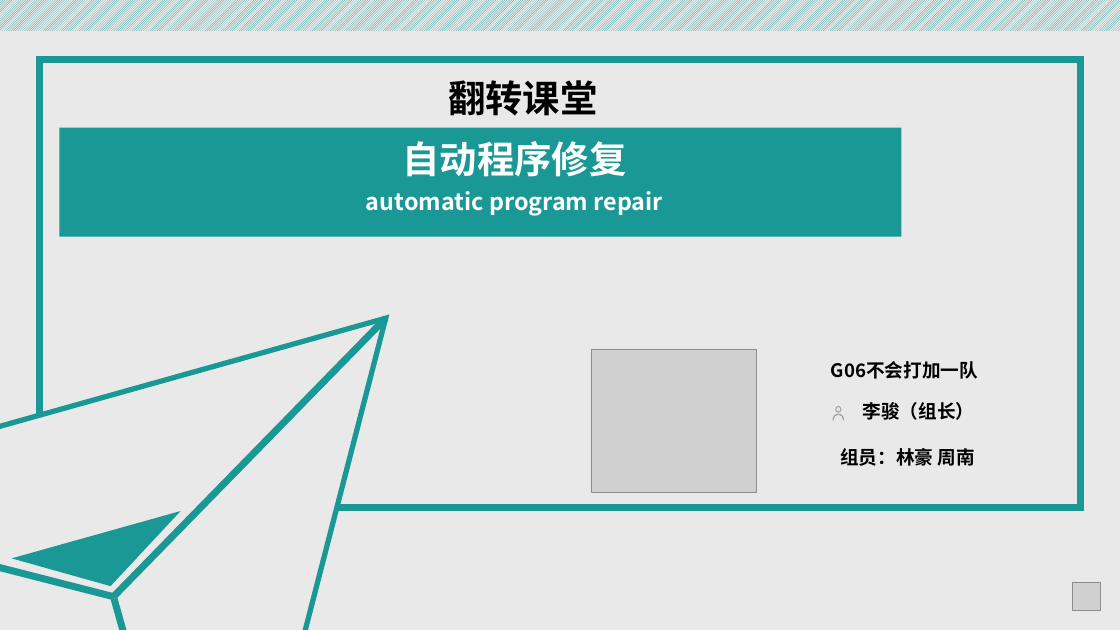
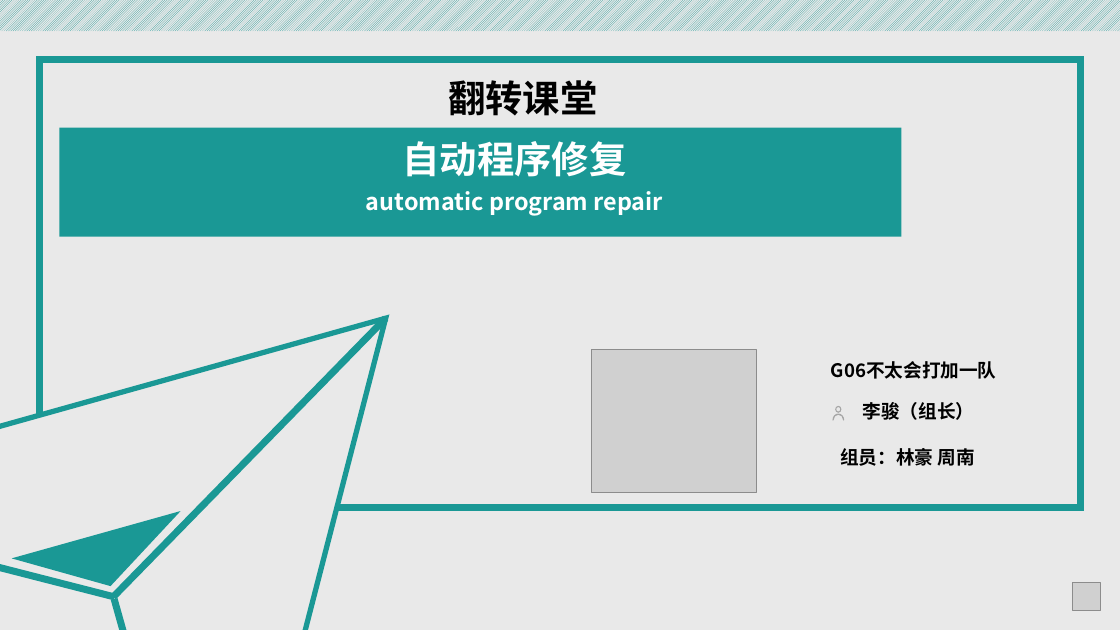
Before and after one commit to Ggiiljj/BALL_Date, a slide deck: slide 1 of 小组作业/SE2019春-G06-翻转课堂自动程序修复.pptx. Drawn at 1120x630 pixels with LibreOffice and Linux fonts; fonts in the diff are those of the drawing; grey boxes stand for pictures. Boxes give left, top, right and bottom in pixels: in the first picture for what was removed or moved away, otherwise in the second. Text is boxed around its words. In the diff, an @@ line names an element or a change of style, - is before the commit and + after.

```diff
--- a/小组作业/SE2019春-G06-翻转课堂自动程序修复.pptx
+++ b/小组作业/SE2019春-G06-翻转课堂自动程序修复.pptx
@@ text at box(831, 361, 997, 379): text changed @@
-G06不会打加一队
+G06不太会打加一队
```
Also in this commit, not shown: 8 other slides changed, 5 slides added, 1 slide removed, 3 other files.
